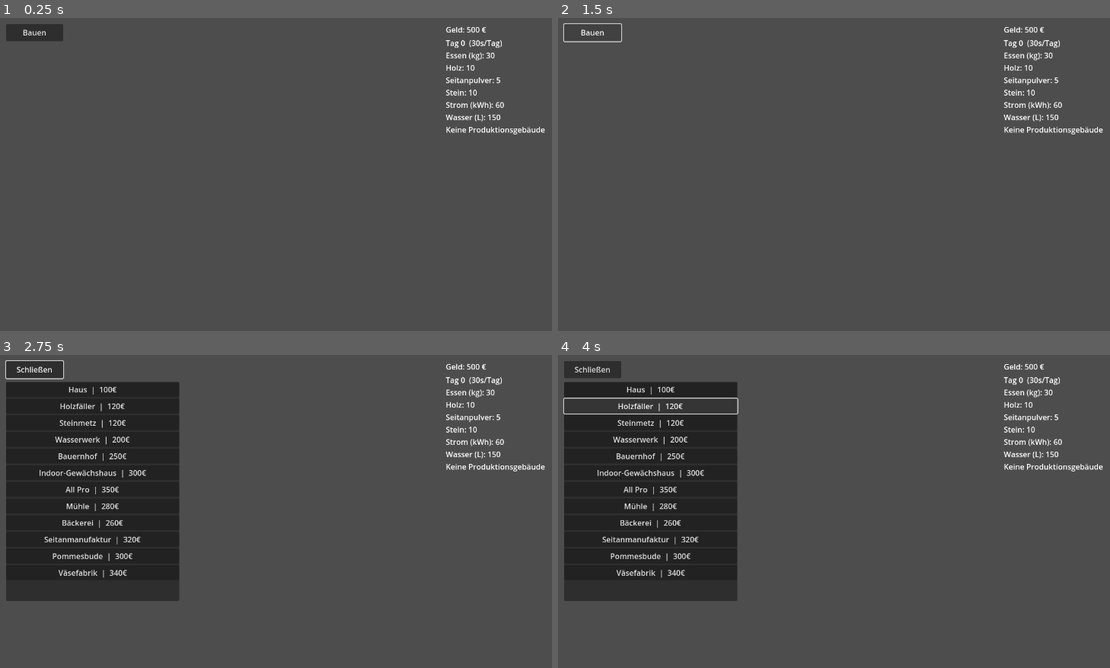
Above: before the commit, frames 1-4 (two rows, left to right).
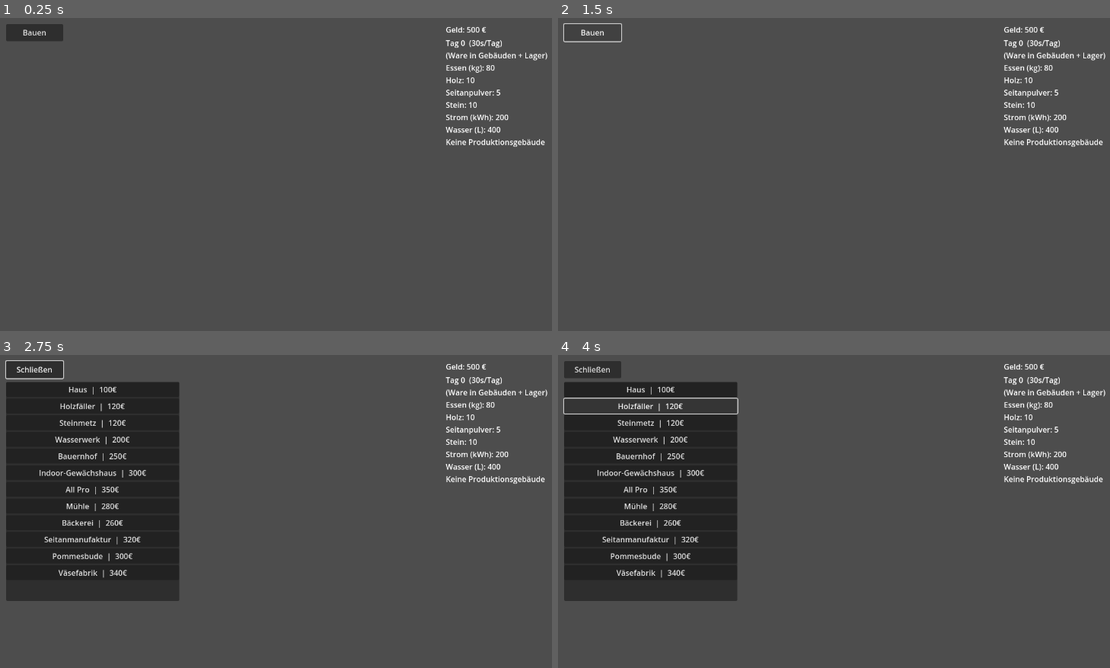
Above: after the commit, the same moments.

Repository: leonardwolf23-bot/vegangame
Game: Godot game, scene res://scenes/main.tscn
The game is run twice, just before and just after one commit, with the same random seed, the same clock (stepped at 60 frames per second) and the same inputs.
Inputs (mouse positions are in pixels of both pictures, inside the frame that each line leads up to):
- Up to frame 1 (0.25 s): no input
- Up to frame 2 (1.5 s): click "Bauen" at 0.5 s; click "Schließen" at 1.25 s
- Up to frame 3 (2.75 s): tap Enter at 2 s; move the mouse to (436, 508) at 2.02 s; hold D from 2.03 s (still down); tap 1 at 2.1 s; click (436, 508) at 2.17 s
- Up to frame 4 (4 s): release D at 2.75 s; click "Haus | 100€" at 2.75 s; click "Holzfäller | 120€" at 3.5 s

The runs differ from the first frame. In frame 1, 1.2% of the frame differs, in the area x 80-100%, y 10-42%; in frame 2, 1.2%; in frame 3, 1.2%; in frame 4, 1.2%.
Error in both runs: Cannot call method 'get_source' on a null value. (res://scripts/building_placer.gd:103)

Commit message:
Fix production: houses no longer drain upkeep, balance resources
Co-authored-by: leonardwolf23-bot <leonardwolf23-bot@users.noreply.github.com>

Diff:
--- a/scripts/autoload/production_manager.gd
+++ b/scripts/autoload/production_manager.gd
@@ -226,6 +226,8 @@
 func get_summary_lines(max_lines: int = 8) -> PackedStringArray:
 	var lines: PackedStringArray = []
 	lines.append("Tag %d  (%.0fs/Tag)" % [day_count, ResourceCatalog.SECONDS_PER_DAY])
+	lines.append("(Ware in Gebäuden + Lager)")
+
 	var totals: Dictionary = stock.duplicate()
 	for key in _local_stock:
 		for resource_id in _local_stock[key]:
@@ -245,6 +247,8 @@
 			break
 	if _buildings.is_empty():
 		lines.append("Keine Produktionsgebäude")
+	elif shown == 0:
+		lines.append("Noch keine Ware — Bauernhof o.ä. bauen")
 	return lines
 
 
@@ -256,9 +260,12 @@
 		var building: Dictionary = BuildingCatalog.get_building(data["building_index"])
 		if building.is_empty():
 			continue
-		if not _pay_upkeep(building):
-			continue
-		_run_building_production(anchor, building, data["modes"])
+		var kind: String = building.get("kind", "")
+		if BuildingCatalog.is_housing(building):
+			continue
+		var upkeep_ok := _pay_upkeep(building)
+		var scale := 1.0 if upkeep_ok else 0.5
+		_run_building_production(anchor, building, data["modes"], scale)
 	day_completed.emit(day_count)
 	resources_changed.emit()
 
@@ -272,17 +279,19 @@
 	return true
 
 
-func _run_building_production(anchor: Vector2i, building: Dictionary, modes: Array) -> void:
+func _run_building_production(anchor: Vector2i, building: Dictionary, modes: Array, scale: float = 1.0) -> void:
 	var kind: String = building.get("kind", "passive")
 	match kind:
 		"extractor":
-			_add_local_outputs(anchor, building.get("outputs_per_day", {}))
+			_add_local_outputs_scaled(anchor, building.get("outputs_per_day", {}), scale)
 		"multi_extractor":
 			for mode_id in modes:
 				var mode: Dictionary = BuildingCatalog.get_mode(building, str(mode_id))
 				if not mode.is_empty():
-					_add_local_outputs(anchor, mode.get("outputs_per_day", {}))
+					_add_local_outputs_scaled(anchor, mode.get("outputs_per_day", {}), scale)
 		"processor", "multi_recipe":
+			if scale < 1.0:
+				return
 			for mode_id in modes:
 				var recipe: Dictionary = BuildingCatalog.get_recipe(building, str(mode_id))
 				if recipe.is_empty():
@@ -290,6 +299,11 @@
 				if _can_process_recipe(anchor, recipe):
 					_spend_recipe_inputs(anchor, recipe.get("inputs", {}))
 					_add_local_outputs(anchor, recipe.get("outputs", {}))
+
+
+func _add_local_outputs_scaled(anchor: Vector2i, outputs: Dictionary, scale: float) -> void:
+	for resource_id in outputs:
+		add_to_local(anchor, resource_id, float(outputs[resource_id]) * scale)
 
 
 func _add_local_outputs(anchor: Vector2i, outputs: Dictionary) -> void:
--- a/scripts/autoload/resource_catalog.gd
+++ b/scripts/autoload/resource_catalog.gd
@@ -3,9 +3,9 @@
 
 const SECONDS_PER_DAY: float = 30.0
 
-const UPKEEP_STROM: float = 3.0
-const UPKEEP_ESSEN: float = 1.0
-const UPKEEP_WASSER: float = 10.0
+const UPKEEP_STROM: float = 1.0
+const UPKEEP_ESSEN: float = 0.5
+const UPKEEP_WASSER: float = 3.0
 
 const DISPLAY_NAMES: Dictionary = {
 	"strom": "Strom (kWh)",
@@ -45,9 +45,9 @@
 
 func get_start_stock() -> Dictionary:
 	return {
-		"strom": 60.0,
-		"essen": 30.0,
-		"wasser": 150.0,
+		"strom": 200.0,
+		"essen": 80.0,
+		"wasser": 400.0,
 		"holz": 10.0,
 		"stein": 10.0,
 		"seitanpulver": 5.0,
--- a/scripts/building_placer.gd
+++ b/scripts/building_placer.gd
@@ -133,11 +133,12 @@
 				layer.set_cell(cell, building["source_id"], building["atlas_coords"])
 
 	_grid.register_building(origin, building_index, building)
-	var foot_origin := BuildingCatalog.get_footprint_origin(origin, building)
-	var footprint := BuildingCatalog.get_footprint(building)
-	var center_tile := foot_origin + Vector2i(footprint.x / 2, footprint.y / 2)
-	var world_pos := _grid.tile_to_world(center_tile)
-	ProductionManager.register_building(origin, building_index, world_pos)
+	if not BuildingCatalog.is_housing(building):
+		var foot_origin := BuildingCatalog.get_footprint_origin(origin, building)
+		var footprint := BuildingCatalog.get_footprint(building)
+		var center_tile := foot_origin + Vector2i(footprint.x / 2, footprint.y / 2)
+		var world_pos := _grid.tile_to_world(center_tile)
+		ProductionManager.register_building(origin, building_index, world_pos)
 
 	if BuildingCatalog.is_housing(building):
 		GameState.register_housing(BuildingCatalog.get_income(building))
